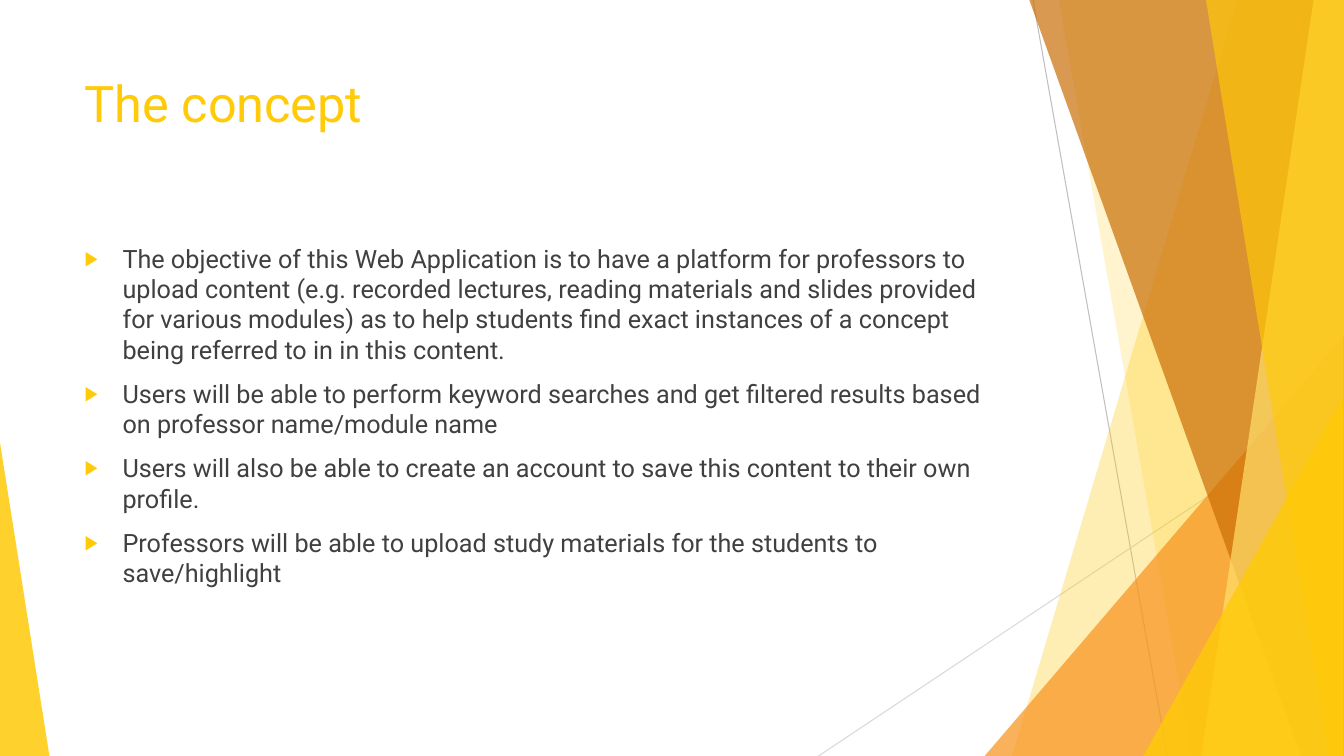
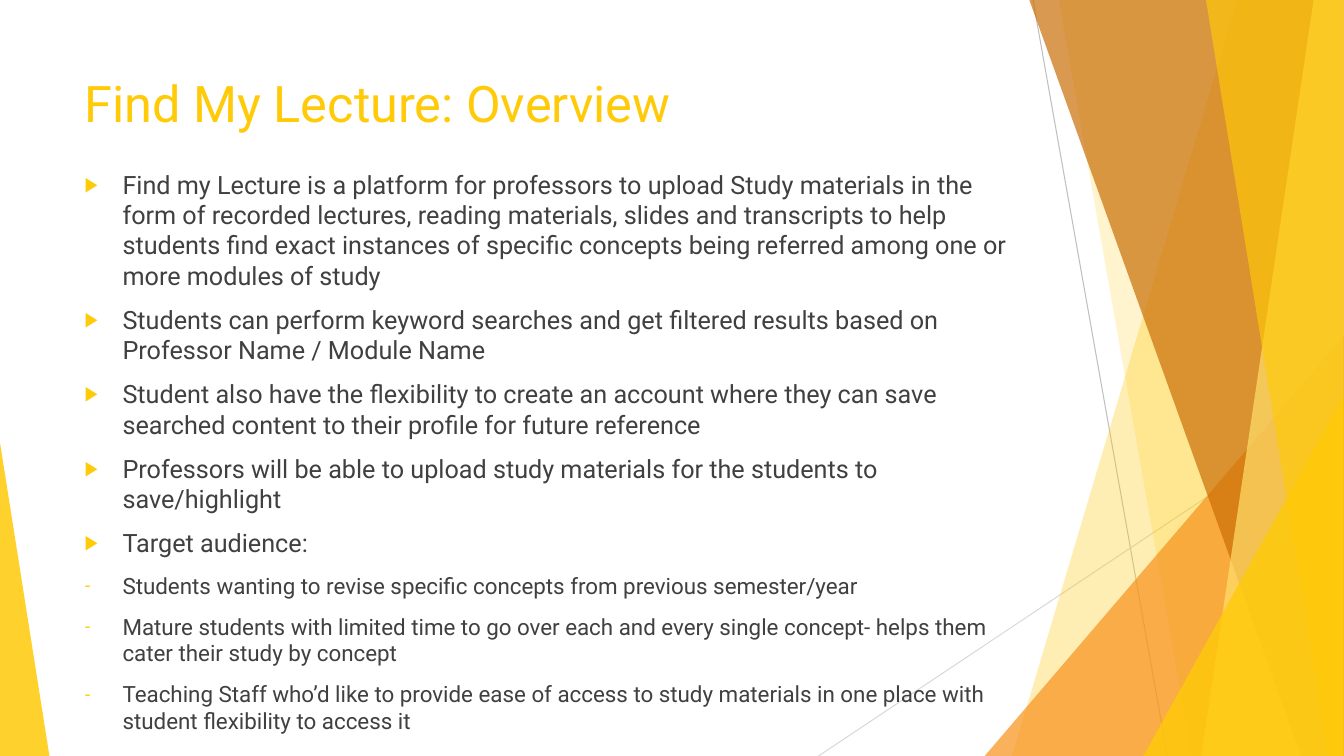
Before and after one commit to Ishitanarsiker/WAD2_GroupProject, a slide deck: slide 2 of Presentation.pptx. Drawn at 1344x756 pixels with LibreOffice and Linux fonts; fonts in the diff are those of the drawing. Boxes give left, top, right and bottom in pixels: in the first picture for what was removed or moved away, otherwise in the second. Text is boxed around its words. In the diff, an @@ line names an element or a change of style, - is before the commit and + after.

```diff
--- a/Presentation.pptx
+++ b/Presentation.pptx
@@ title at (85, 84, 670, 133): text changed @@
-The concept
+Find My Lecture: Overview
@@ text "Find my Lecture is a ...": place and size @@
-text "Find my Lecture is a ..." at (123, 249, 980, 588)
+text "Find my Lecture is a ..." at (123, 175, 1006, 734)
@@ text at (123, 175, 1006, 439): text changed @@
-▶ The objective of this Web Application is to have a platform for professors to upload content (e.g. recorded lectures, reading materials and slides provided for various modules) as to help students find exact instances of a concept being referred to in in this content.
-▶ Users will be able to perform keyword searches and get filtered results based on professor name/module name
-▶ Users will also be able to create an account to save this content to their own profile.
+▶ Find my Lecture is a platform for professors to upload Study materials in the form of recorded lectures, reading materials, slides and transcripts to help students find exact instances of specific concepts being referred among one or more modules of study
+▶ Students can perform keyword searches and get filtered results based on Professor Name / Module Name
+▶ Student also have the flexibility to create an account where they can save searched content to their profile for future reference
@@ text at (123, 533, 986, 734): paragraphs added @@
+▶ Target audience:
+– Students wanting to revise specific concepts from previous semester/year
+– Mature students with limited time to go over each and every single concept- helps them cater their study by concept
+– Teaching Staff who’d like to provide ease of access to study materials in one place with student flexibility to access it
```
Also in this commit, not shown: 3 other slides changed, 4 slides added, 2 slides removed, 2 other files.
